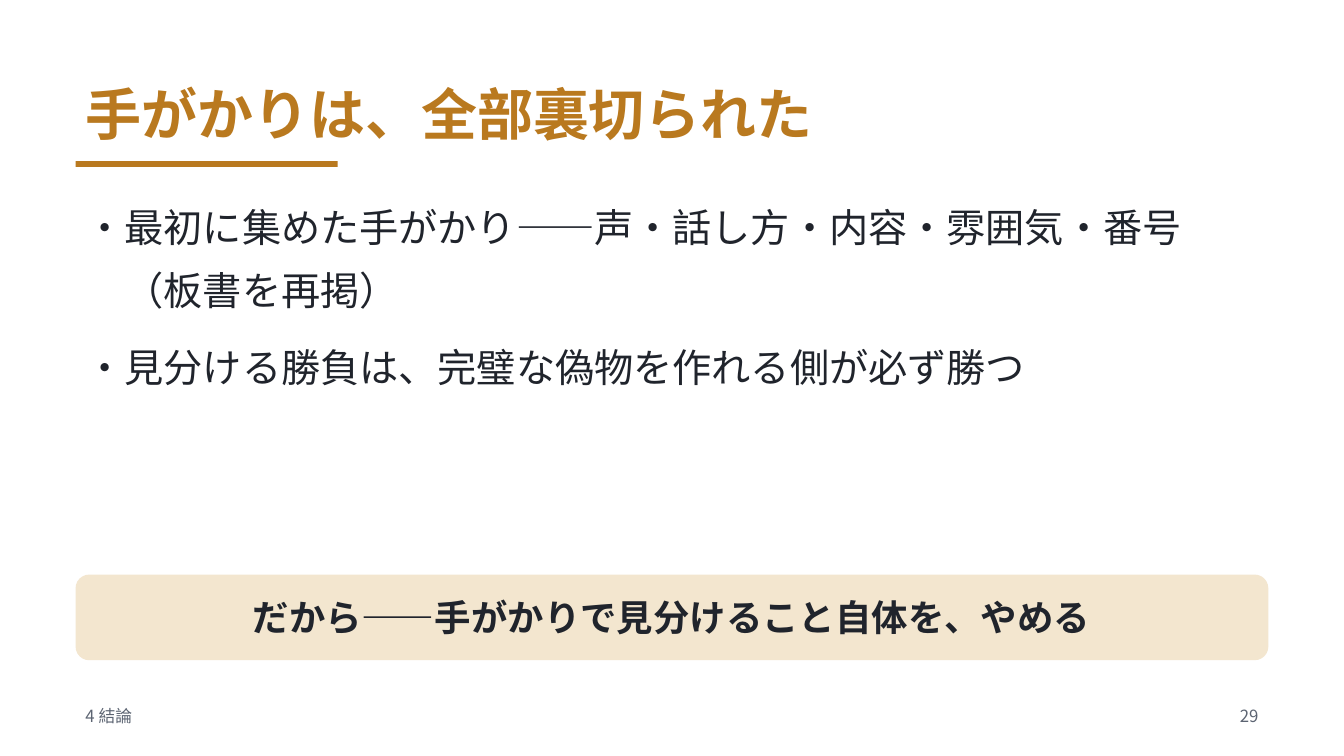
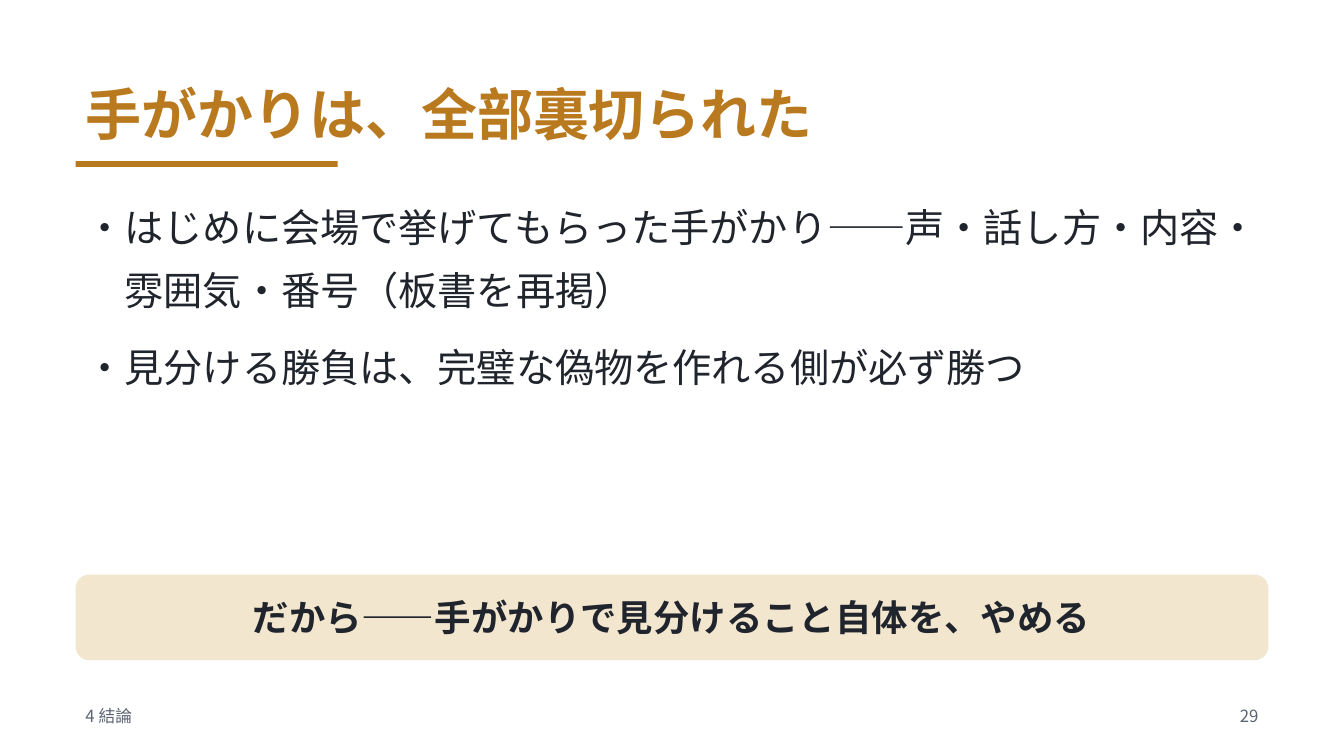
Before and after one commit to meitekku/deepfake-talk-v2, a slide deck: slide 29 of slides/deepfake-talk.pptx. Drawn at 1344x756 pixels with LibreOffice and Linux fonts; fonts in the diff are those of the drawing. Boxes give left, top, right and bottom in pixels: in the first picture for what was removed or moved away, otherwise in the second. Text is boxed around its words. In the diff, an @@ line names an element or a change of style, - is before the commit and + after.

```diff
--- a/slides/deepfake-talk.pptx
+++ b/slides/deepfake-talk.pptx
@@ text at box(85, 209, 1257, 309): text changed @@
-・最初に集めた手がかり——声・話し方・内容・雰囲気・番号（板書を再掲）
+・はじめに会場で挙げてもらった手がかり——声・話し方・内容・雰囲気・番号（板書を再掲）
```
Also in this commit, not shown: 11 other slides changed, 4 other files.
